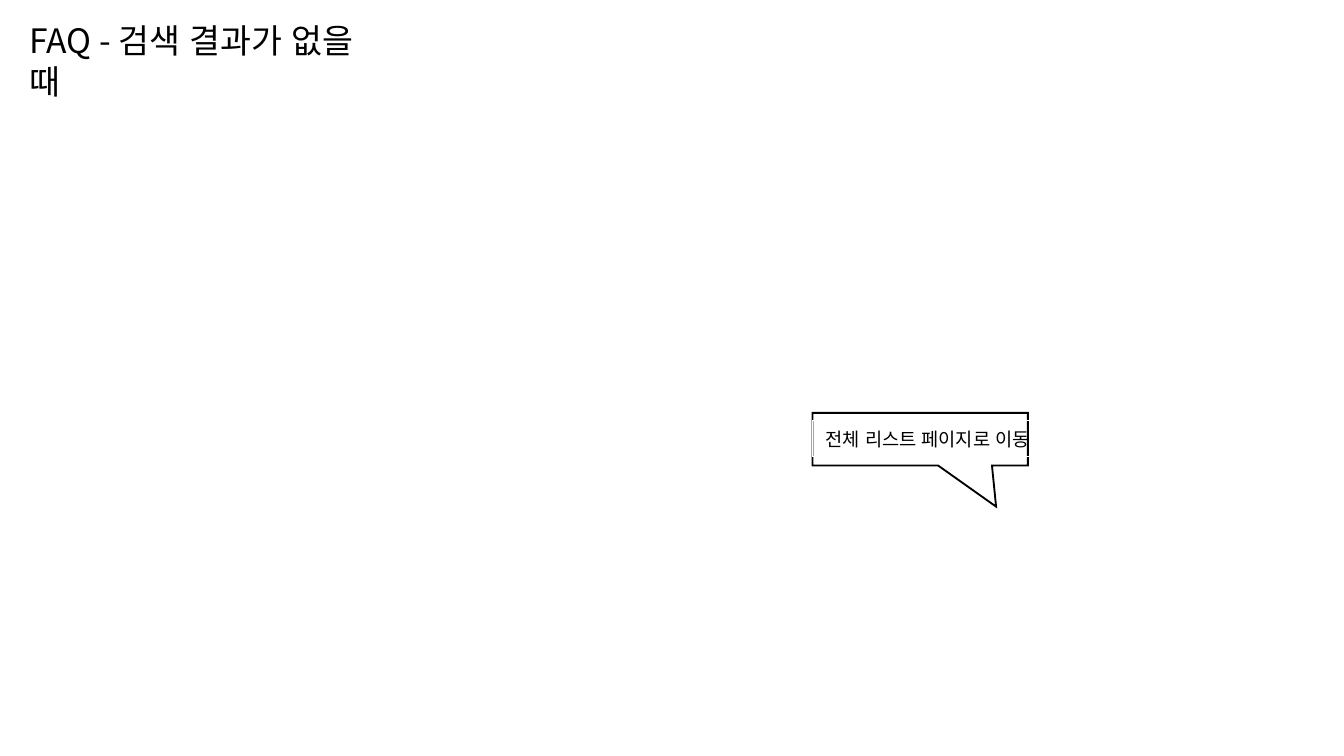
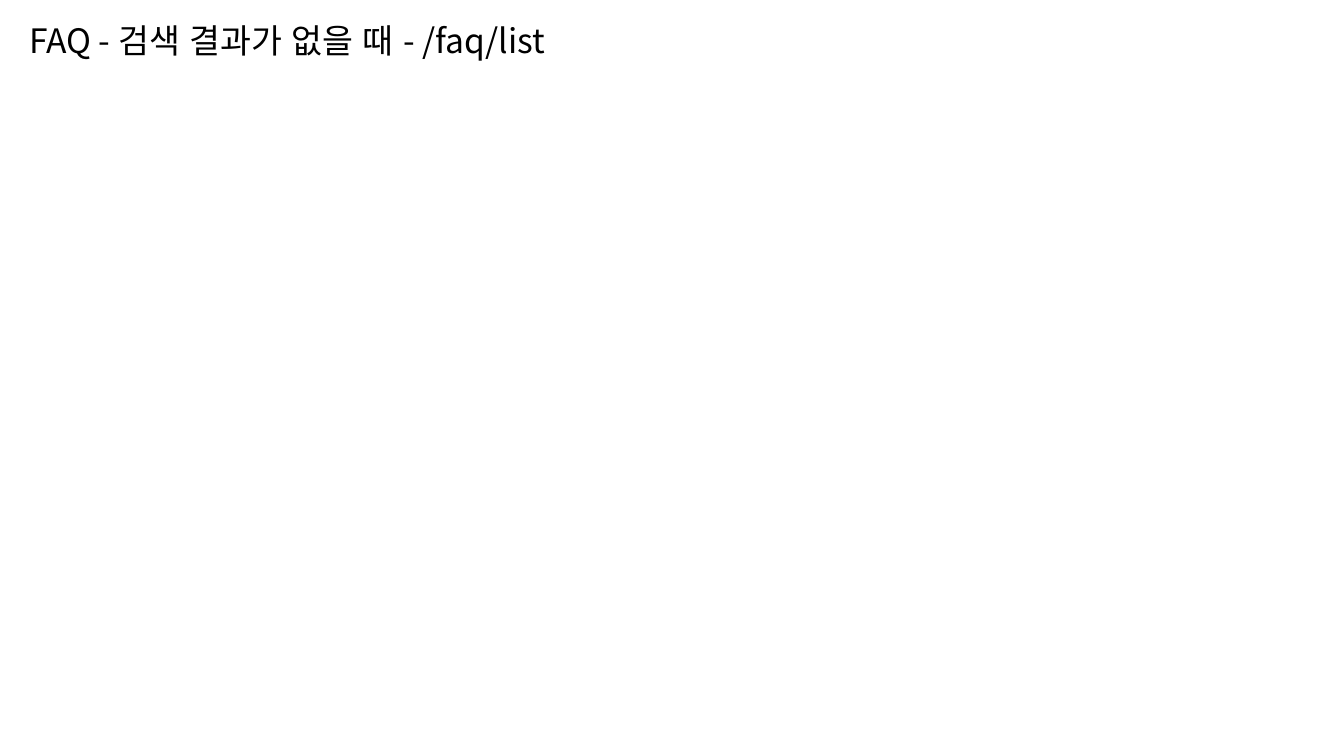
Before and after one commit to sksskdf/Spring_Projects-Java, a slide deck: slide 8 of demo/스마트 휴먼케어.pptx (slide 5 before the commit). Drawn at 1344x756 pixels with LibreOffice and Linux fonts; fonts in the diff are those of the drawing; background and template pictures are left out. Boxes give left, top, right and bottom in pixels: in the first picture for what was removed or moved away, otherwise in the second. Text is boxed around its words. In the diff, an @@ line names an element or a change of style, - is before the commit and + after.

```diff
--- a/demo/스마트 휴먼케어.pptx
+++ b/demo/스마트 휴먼케어.pptx
@@ rectangle "FAQ - 검색 결과가 없을 ...": place and size @@
-rectangle "FAQ - 검색 결과가 없을 ..." at (16,13,405,67)
+rectangle "FAQ - 검색 결과가 없을 ..." at (16,13,593,67)
@@ text in rectangle at (29,25,545,61): text changed @@
-FAQ - 검색 결과가 없을 때
+FAQ - 검색 결과가 없을 때 - /faq/list
@@ speech box removed at (813,413,1028,465) @@
@@ rectangle removed at (813,421,1113,457) @@
-전체 리스트 페이지로 이동
```
Also in this commit, not shown: 5 other slides changed, 9 slides added, 3 other files.
